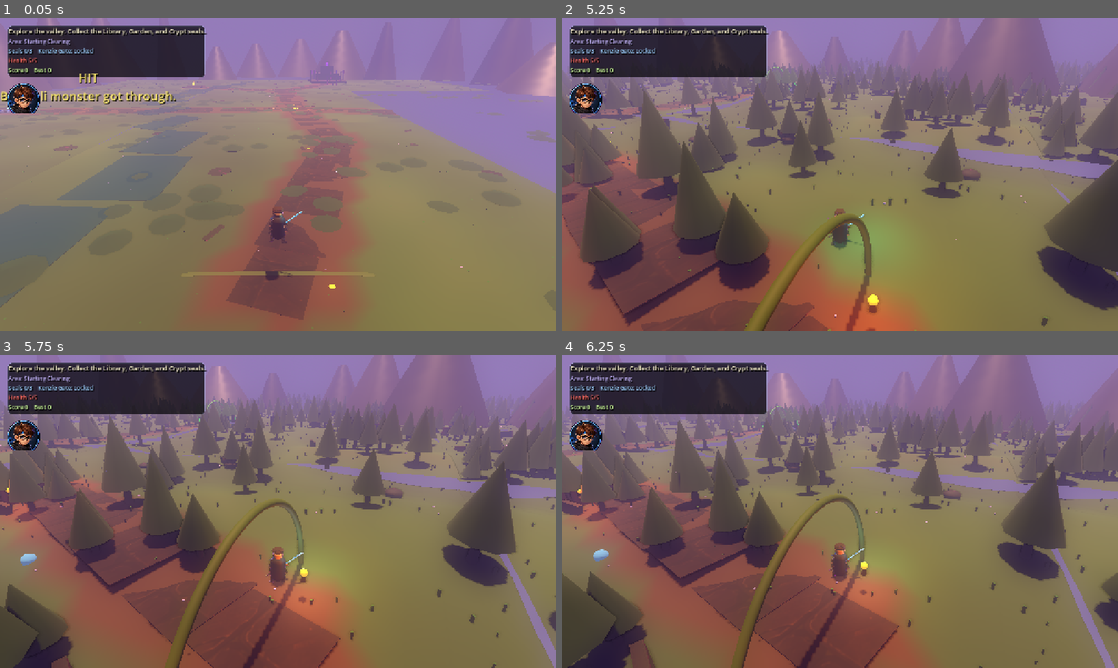
Above: before the commit, frames 1-4 (two rows, left to right).
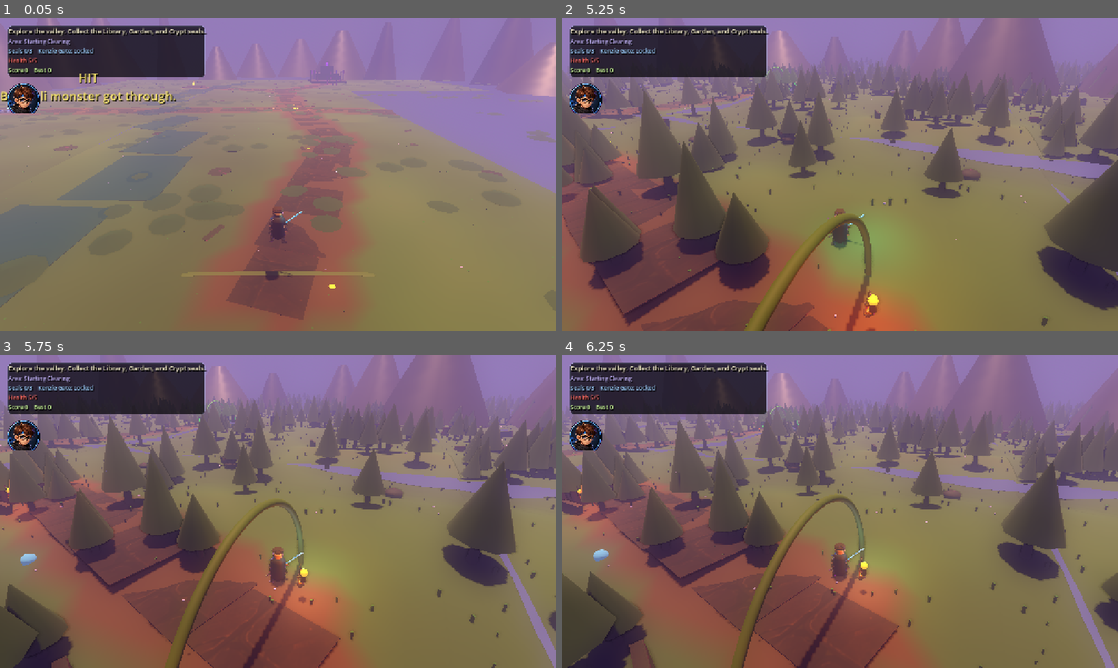
Above: after the commit, the same moments.

Repository: jfeldman9-rgb/RileyDungeonMaster
Game: Godot game, scene res://scenes/open_world_prototype.tscn
Same seed, same stepped clock (60 frames per second), same inputs: the game is played once before the commit and once after it.
Inputs (mouse positions are in pixels of both pictures, inside the frame that each line leads up to):
- Up to frame 1 (0.05 s): no input
- Up to frame 2 (5.25 s): tap Enter (ui_accept) at 0.5, 0.77, 3.77 s; move the mouse to (962, 158) at 0.52 s; hold D (move_right) 0.53-1.25 s; hold Shift (dash) 0.53-1.25 s; click (962, 158) at 0.67 s; drag from (728, 190) to (812, 237) at 1.27 s; move the mouse to (895, 105) at 2.02 s; hold D (move_right) 2.03-2.75 s; hold F (throw_star) 2.03-2.75 s; drag from (812, 237) to (673, 127) at 2.77 s; move the mouse to (1006, 221) at 3.52 s; hold A (move_left) 3.53-4.25 s; hold E 3.53-4.25 s; drag from (673, 127) to (756, 96) at 4.27 s; move the mouse to (867, 174) at 5.02 s; hold S (move_down) from 5.03 s (still down); tap B at 5.1 s; click (867, 174) at 5.17 s
- Up to frame 3 (5.75 s): keep holding S (move_down)
- Up to frame 4 (6.25 s): release S (move_down) at 5.75 s; drag from (756, 433) to (728, 527) at 5.77 s

Frame 1 is identical in both runs. In frame 2, less than 0.1% of the frame differs, in the area x 54-57%, y 86-96%; in frame 3, less than 0.1%; in frame 4, less than 0.1%.

Commit message:
Use painted torch assets in open world

Diff:
--- a/scripts/world_chunk.gd
+++ b/scripts/world_chunk.gd
@@ -18,6 +18,7 @@
 const BANNER_A := preload("res://assets/generated/banner_a.png")
 const BANNER_B := preload("res://assets/generated/banner_b.png")
 const BANNER_C := preload("res://assets/generated/banner_c.png")
+const TORCH_LANTERN := preload("res://assets/generated/torch_lantern.png")
 
 const LANDMARKS := [
 	{"name": "Starting Clearing", "kind": "clearing", "position": Vector3(0.0, 0.0, 14.0), "color": Color(0.22, 0.32, 0.13)},
@@ -592,6 +593,13 @@
 
 
 func _add_torch(local_pos: Vector3, color: Color) -> void:
+	var torch_sprite := Sprite3D.new()
+	torch_sprite.texture = TORCH_LANTERN
+	torch_sprite.pixel_size = 0.006
+	torch_sprite.position = local_pos + Vector3.UP * 0.12
+	torch_sprite.modulate = Color(1, 0.88, 0.68, 0.86)
+	torch_sprite.billboard = BaseMaterial3D.BILLBOARD_FIXED_Y
+	add_child(torch_sprite)
 	var holder := MeshInstance3D.new()
 	var holder_mesh := CylinderMesh.new()
 	holder_mesh.top_radius = 0.08
